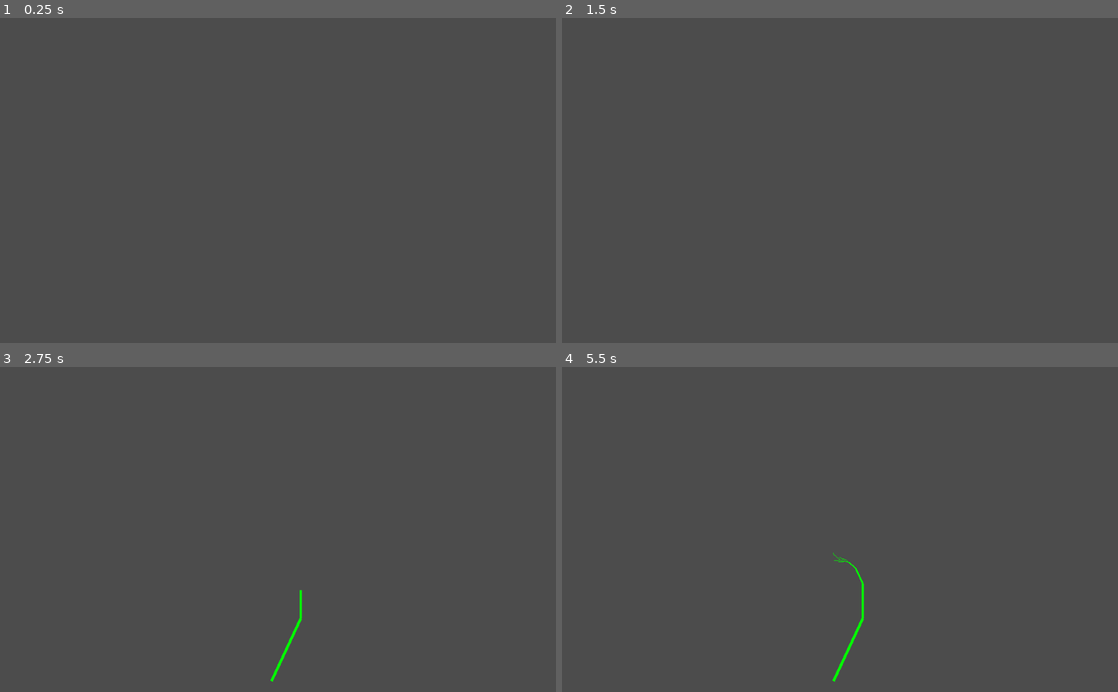
Above: before the commit, frames 1-4 (two rows, left to right).
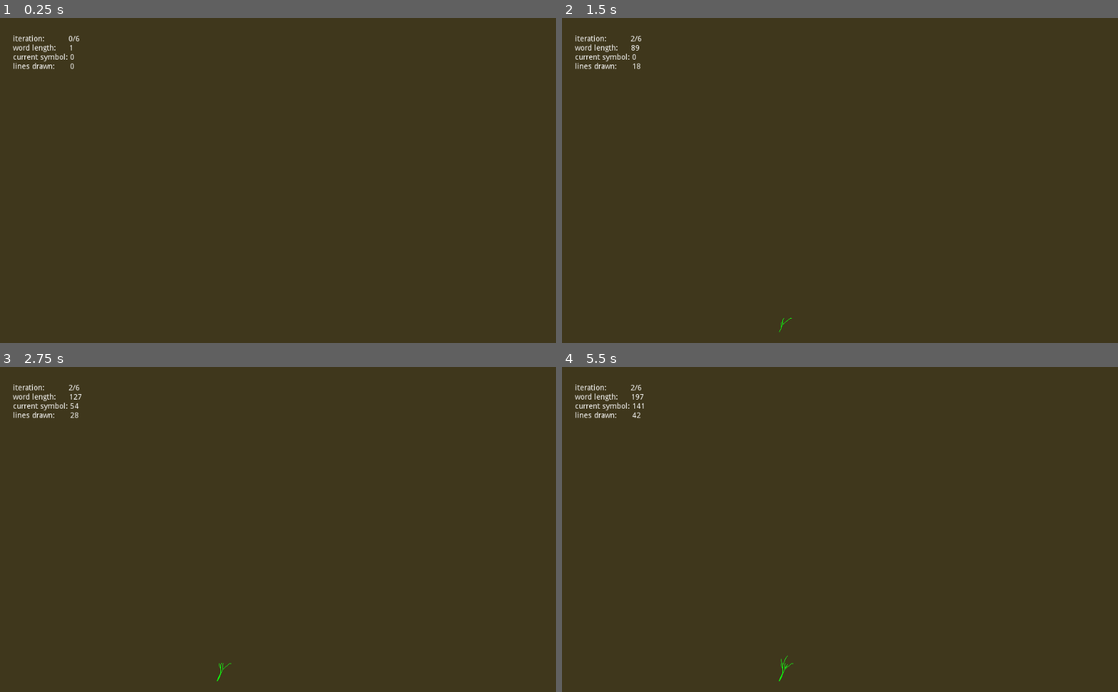
Above: after the commit, the same moments.

Repository: hansi-c/growth
Game: Godot game, scene res://grow_smooth_iterations.tscn
The game is run twice, just before and just after one commit, with the same random seed, the same clock (stepped at 60 frames per second) and the same inputs.
Inputs:
- Up to frame 1 (0.25 s): no input
- Up to frame 2 (1.5 s): tap Enter (ui_accept) at 0.5, 0.77, 0.8, 1.07, 1.25, 1.35 s; hold Space (next_step) 0.53-1.28 s
- Up to frame 3 (2.75 s): tap Enter (ui_accept) at 1.52, 1.82, 2, 2.3 s; tap Space (next_step) at 1.55 s; hold Space (next_step) from 2.03 s (still down)
- Up to frame 4 (5.5 s): tap Enter (ui_accept) at 2.75, 3.02, 3.32, 3.5, 3.6, 3.77, 4.07, 4.25, 4.52, 4.82, 5.3 s; release Space (next_step) at 2.78 s; tap Space (next_step) at 2.85, 4.35 s; hold Space (next_step) from 5.03 s (still down)

The runs differ from the first frame. In frame 1, 100% of the frame differs, in the area x 0-100%, y 0-100%; in frame 2, 100%; in frame 3, 100%; in frame 4, 100%.

Commit message:
grow by production rule with smooth transitions between iterations

Diff:
--- a/grow_smooth_iterations.gd
+++ b/grow_smooth_iterations.gd
@@ -1,11 +1,11 @@
-extends Node2D
+extends CanvasItem
 class_name GrowSmoothTransitions
 
 export var iterations = 6
 export var start = Vector2(500, 400)
 export var branch_length = 40.0
 var current_iteration = 0
-var current_line = -1
+var current_symbol = 0
 var word = ""
 var lines = []
 var grammar = Grammars.wheat_grammar()
@@ -13,42 +13,54 @@
 var start_angle = Vector2.UP.angle() + _25degrees
 var state = PlantState.new()
 
+onready var stats_label = get_node("StatsLabel")
+
 func _ready():
 	word = grammar.start
-	generate_lines()
+	update_stats_label()
+
+func _input(event):
+	if has_next_iteration():
+		if is_iteration_finished():
+			next_iteration()
+			update_stats_label()
+		elif Input.is_action_pressed("next_step") and has_next_rule():
+			next_rule()
+			update_stats_label()
 
 func _process(_delta):
-	if Input.is_action_just_pressed("ui_accept") and has_next_iteration():
-		next_iteration()
-	if Input.is_action_pressed("next_step") and has_next_line():
-		next_line()
 	update()
 
 func _draw():
-	if current_line < 0:
-		return
-#	for branch in lines:
-	for i in range(current_line):
-		var branch = lines[i]
+	for branch in lines:
 		draw_line(branch.start, branch.end, Color.green, branch.width)
-
-func has_next_line():
-	return current_line < lines.size()
-
-func next_line():
-	current_line += 1
 
 func has_next_iteration():
 	return current_iteration < iterations
 
+func is_iteration_finished():
+	return current_symbol >= word.length()
+
 func next_iteration():
-	current_line = -1
-	word = grammar.apply_rules(word)
-	generate_lines()
+	current_symbol = 0
 	current_iteration += 1
 
+func has_next_rule():
+	while current_symbol < word.length():
+		var symbol = word[current_symbol]
+		if grammar.rules.has(symbol):
+			return true
+		current_symbol += 1
+	return false
+
+func next_rule():
+	var rule = word[current_symbol]
+	word = grammar.apply_rule(word, current_symbol)
+	var production = grammar.rules[rule]
+	current_symbol += production.length()
+	generate_lines()
+
 func generate_lines():
-	print("iteration: %s" % current_iteration)
 	lines.clear()
 	state.set_position(start)
 	state.set_angle(start_angle)
@@ -80,3 +92,10 @@
 	result.end = _start + (direction * branch_length)
 	result.width = width
 	return result
+
+# FIXME this looks ugly. unfortunately tabs have no effect on normal labels.
+# have to use a rich text label or multiple labels
+func update_stats_label():
+	var text = "iteration:           %s/%s\nword length:      %s\ncurrent symbol: %s\nlines drawn:       %s" % [
+		current_iteration, iterations, word.length(), current_symbol, lines.size()]
+	stats_label.set_text(text)
--- a/grow_smooth_iterations.tscn
+++ b/grow_smooth_iterations.tscn
@@ -1,8 +1,51 @@
-[gd_scene load_steps=2 format=2]
+[gd_scene load_steps=4 format=2]
 
 [ext_resource path="res://grow_smooth_iterations.gd" type="Script" id=1]
 
+[sub_resource type="Shader" id=1]
+code = "shader_type canvas_item;
+
+uniform vec2 resolution = vec2(1024, 600);
+
+void fragment() {
+	if(COLOR.a > 0.0) {
+		vec2 st = FRAGCOORD.xy/resolution;
+		COLOR = vec4(st.y,1.0,st.y,1.0);
+	}
+}"
+
+[sub_resource type="ShaderMaterial" id=2]
+shader = SubResource( 1 )
+shader_param/resolution = Vector2( 1024, 600 )
+
 [node name="Node2D" type="Node2D"]
+
+[node name="ColorRect_BG" type="ColorRect" parent="."]
+margin_right = 1024.0
+margin_bottom = 600.0
+color = Color( 0.25098, 0.219608, 0.113725, 1 )
+__meta__ = {
+"_edit_use_anchors_": false
+}
+
+[node name="ColorRect" type="ColorRect" parent="."]
+material = SubResource( 2 )
+margin_right = 1024.0
+margin_bottom = 600.0
+color = Color( 1, 1, 1, 0 )
 script = ExtResource( 1 )
-start = Vector2( 500, 580 )
+__meta__ = {
+"_edit_use_anchors_": false
+}
+start = Vector2( 400, 580 )
 branch_length = 4.0
+
+[node name="StatsLabel" type="Label" parent="ColorRect"]
+margin_left = 24.0
+margin_top = 32.0
+margin_right = 66.0
+margin_bottom = 46.0
+text = "HELLO"
+__meta__ = {
+"_edit_use_anchors_": false
+}
--- a/project.godot
+++ b/project.godot
@@ -19,7 +19,7 @@
 "language": "GDScript",
 "path": "res://grow_line_by_line.gd"
 }, {
-"base": "Node2D",
+"base": "CanvasItem",
 "class": "GrowSmoothTransitions",
 "language": "GDScript",
 "path": "res://grow_smooth_iterations.gd"
